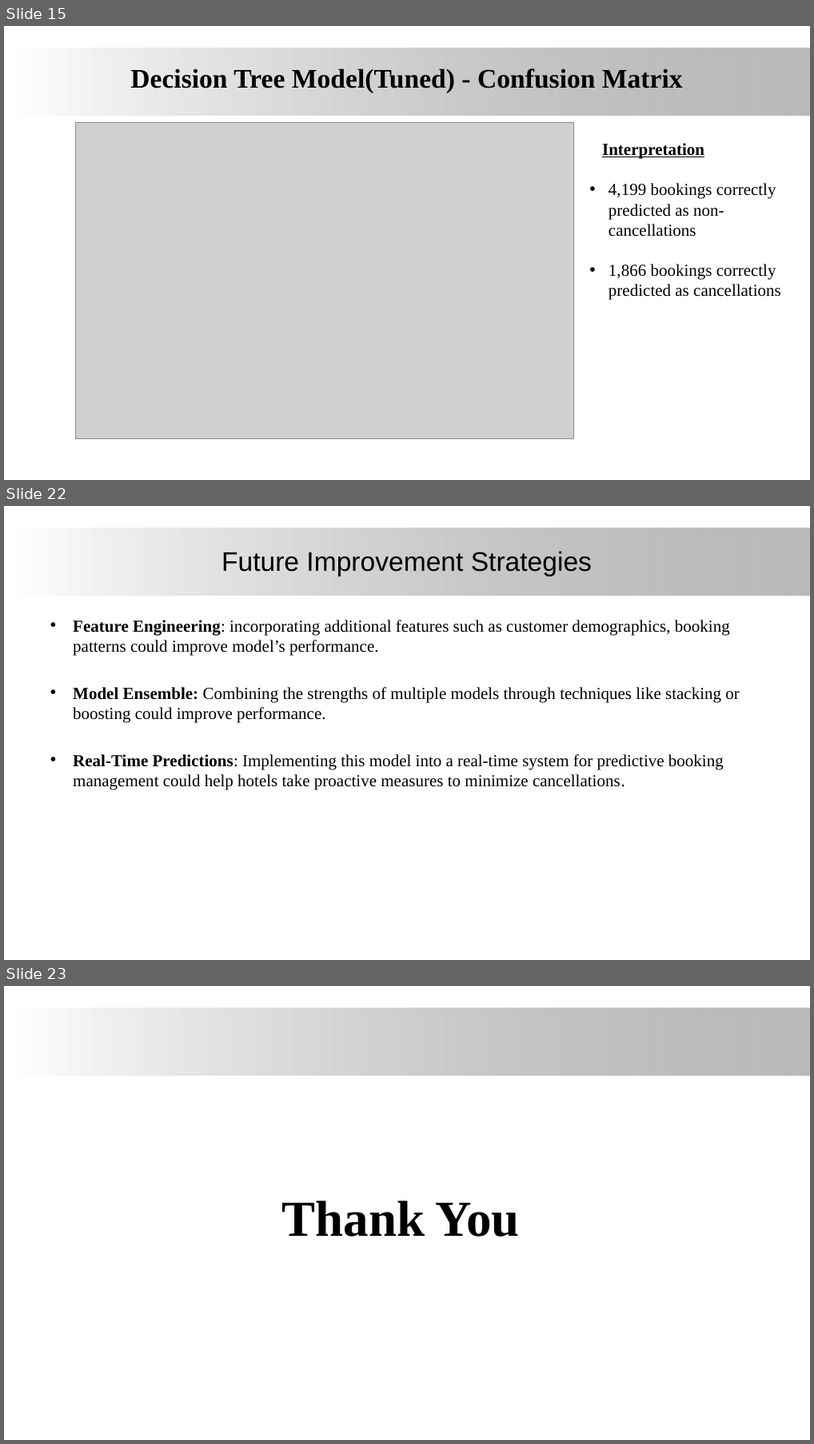
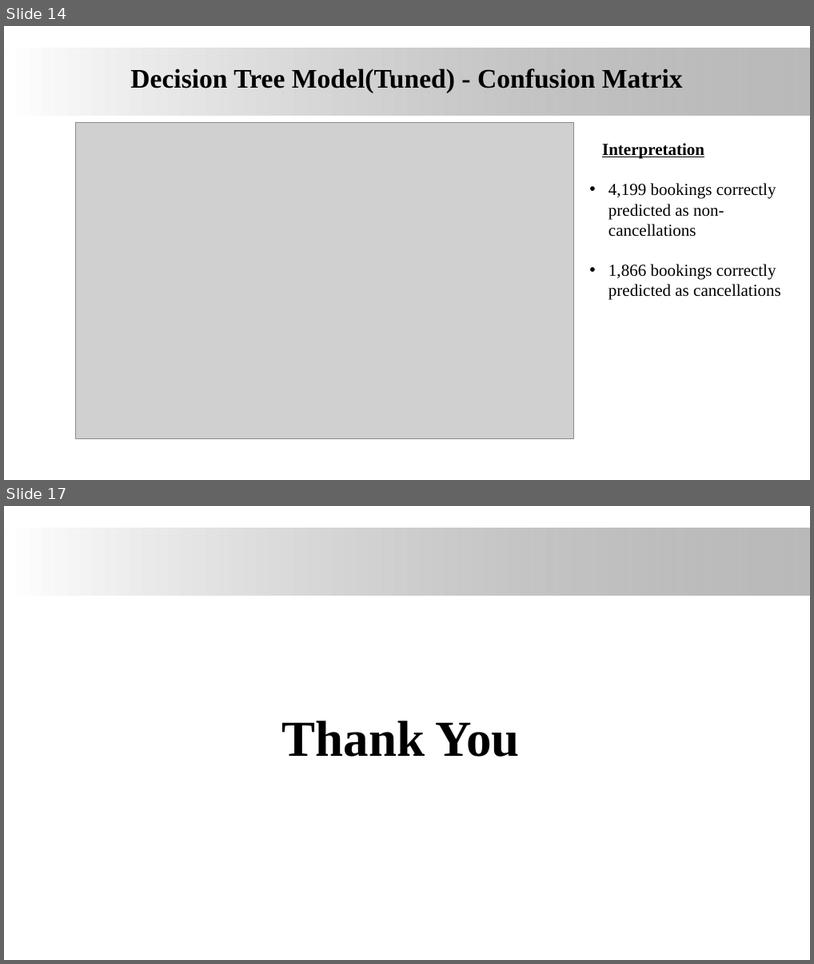
Before and after one commit to James-tech4/JAMES-DSPT08-PHASE-4-PROJECT, a slide deck: presentation.pptx. Shown one above the other, each under a label of ours: slides 15, 22 and 23 before the commit, slides 14 and 17 after it; the slides between them are not shown. The pictures are 814x1444 and 814x964 pixels, drawn with LibreOffice and Linux fonts; fonts in the diff are those of the drawing; grey boxes stand for pictures; background and template pictures are left out. Boxes give left, top, right and bottom in pixels: in the first picture for what was removed or moved away, otherwise in the second. Text is boxed around its words. In the diff, an @@ line names an element or a change of style, - is before the commit and + after.

```diff
--- a/presentation.pptx
+++ b/presentation.pptx
@@ slide 22 removed at [4, 506, 810, 960], background #FFFFFF; not listed: 1 template element that a slide beside it also shows @@
@@ title removed at [222, 551, 592, 576] @@
-Future Improvement Strategies
@@ text removed at [73, 620, 740, 790] @@
-• Feature Engineering: incorporating additional features such as customer demographics, booking patterns could improve model’s performance.
-• Model Ensemble: Combining the strengths of multiple models through techniques like stacking or boosting could improve performance.
-• Real-Time Predictions: Implementing this model into a real-time system for predictive booking management could help hotels take proactive measures to minimize cancellations.
@@ what was slide 15 is now slide 14 @@
@@ what was slide 23 is now slide 17 @@
```
Also in this commit, not shown: 7 slides changed, 1 slide added, 6 other slides removed, 2 other files.
